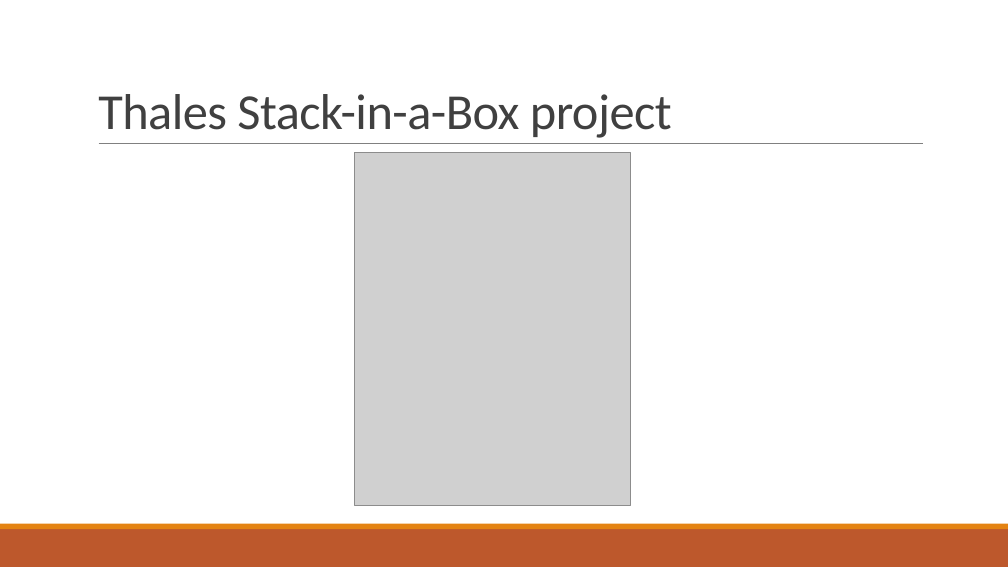
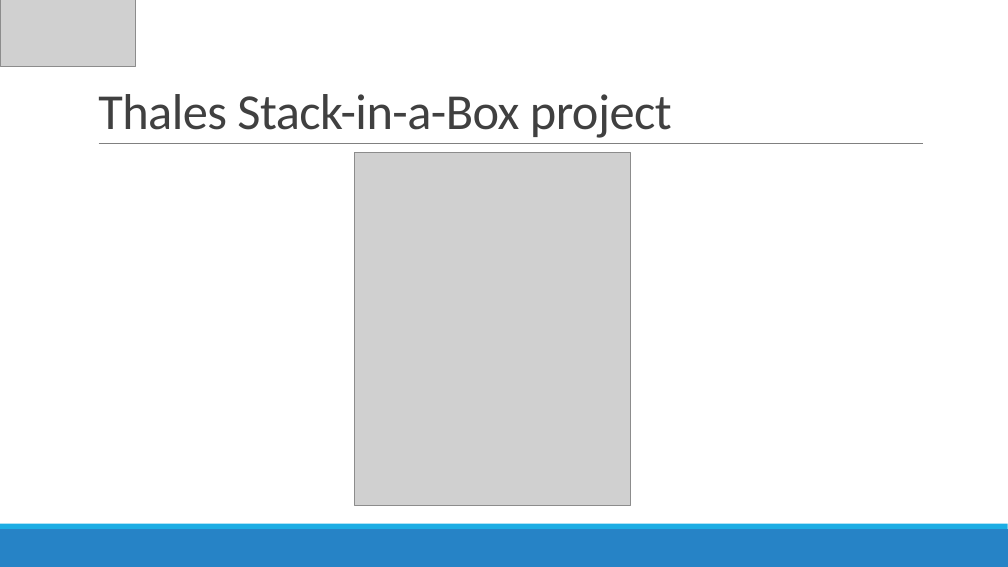
Before and after one commit to Estafet-LTD/DevOpsDemo, a slide deck: slide 8 of SIAB-DevOps.pptx. Drawn at 1008x567 pixels with LibreOffice and Linux fonts; fonts in the diff are those of the drawing; grey boxes stand for pictures. Boxes give left, top, right and bottom in pixels: in the first picture for what was removed or moved away, otherwise in the second. Text is boxed around its words. In the diff, an @@ line names an element or a change of style, - is before the commit and + after.

```diff
--- a/SIAB-DevOps.pptx
+++ b/SIAB-DevOps.pptx
@@ picture added at (0,0,136,67) @@
@@ rectangle removed at (0,529,1008,567) @@
@@ rectangle removed at (0,524,1008,529) @@
@@ rectangle added at (0,529,1008,567), fill #2683C6 @@
@@ rectangle added at (0,524,1008,529), fill #1CADE4 @@
```
Also in this commit, not shown: 16 other slides changed, 1 slide added.
